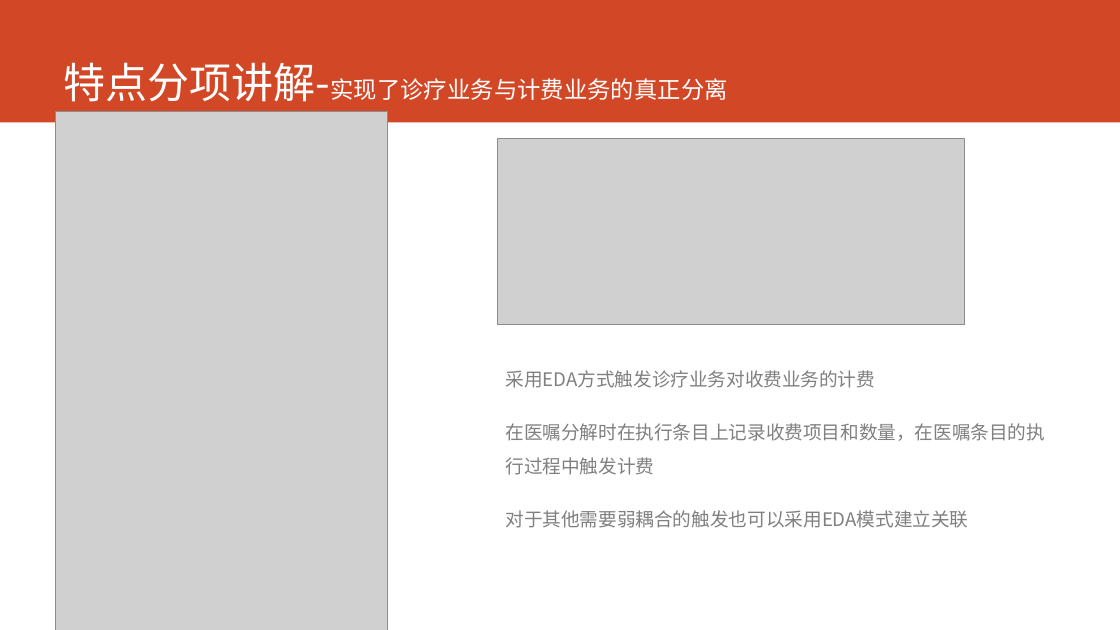
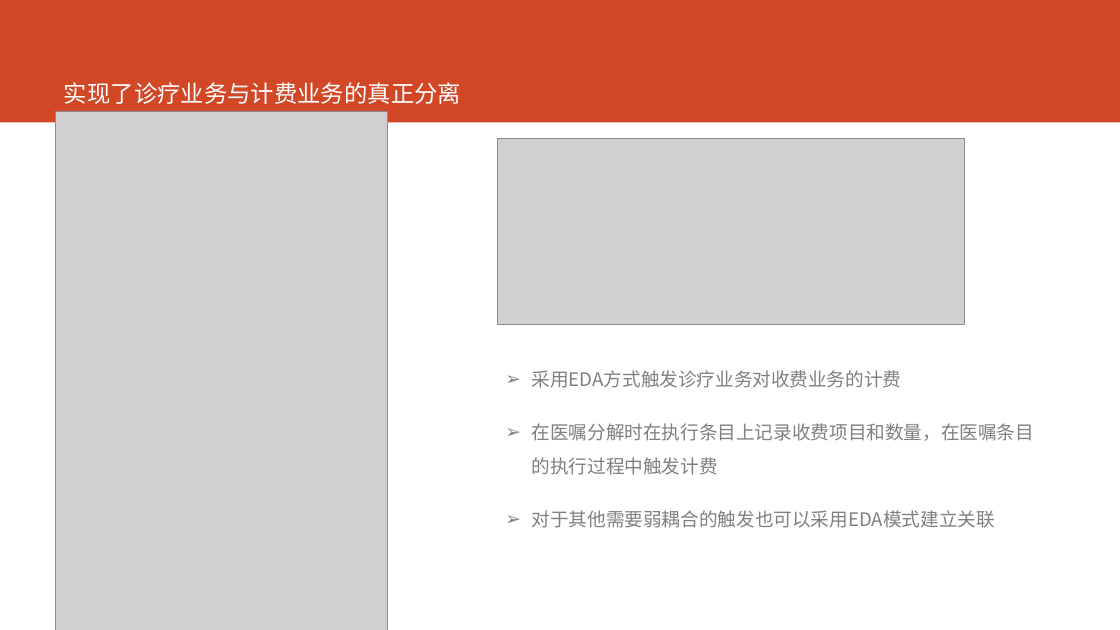
Before and after one commit to AppSecAI-TEST/hospital, a slide deck: slide 7 of doc/EVE新一代HIS核心系统.pptx. Drawn at 1120x630 pixels with LibreOffice and Linux fonts; fonts in the diff are those of the drawing; grey boxes stand for pictures. Boxes give left, top, right and bottom in pixels: in the first picture for what was removed or moved away, otherwise in the second. Text is boxed around its words. In the diff, an @@ line names an element or a change of style, - is before the commit and + after.

```diff
--- a/doc/EVE新一代HIS核心系统.pptx
+++ b/doc/EVE新一代HIS核心系统.pptx
@@ title at [64, 82, 461, 104]: text changed @@
-特点分项讲解-实现了诊疗业务与计费业务的真正分离
+实现了诊疗业务与计费业务的真正分离
@@ text "采用EDA方式触发诊疗业务对收费业务的计费" at [532, 370, 1034, 528]: bullet none to ➢ @@
```
Also in this commit, not shown: 12 other slides changed.
